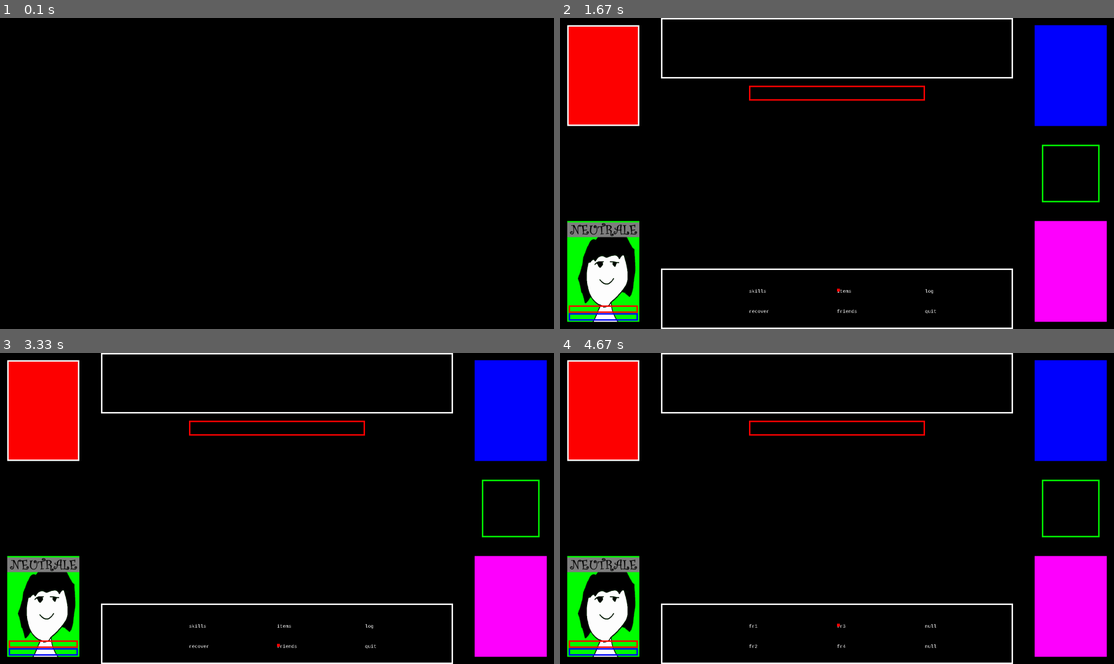
Above: before the commit, frames 1-4 (two rows, left to right).
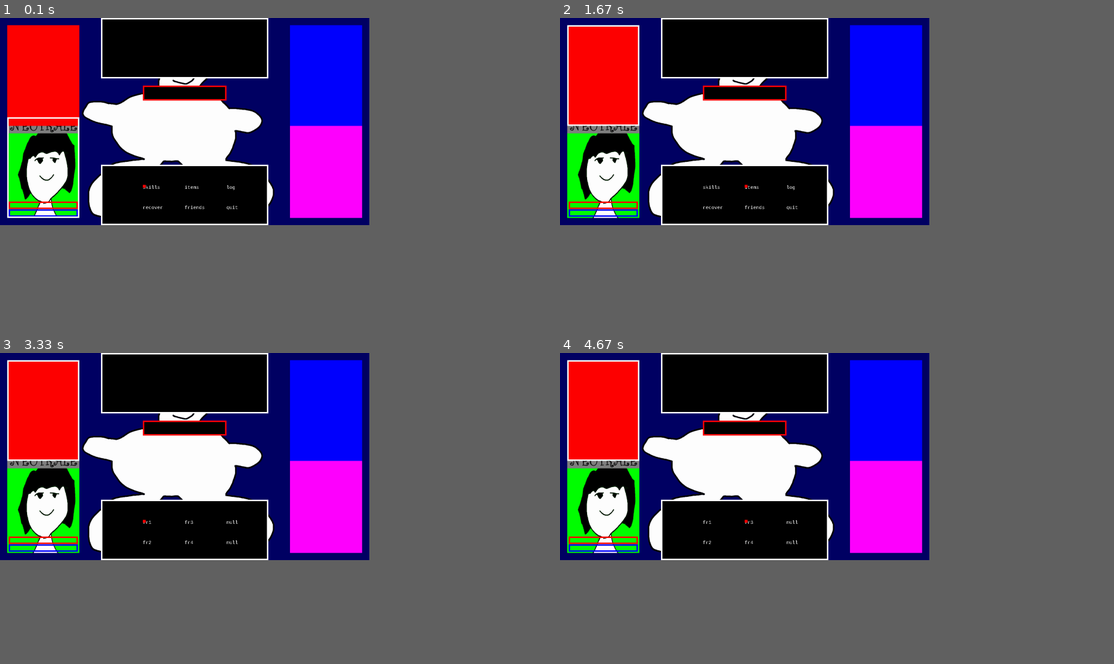
Above: after the commit, the same moments.

Repository: TheDarkOfSOOS/Project-OMONA
Game: pygame game, started from round.py
Two runs of this game, one before a commit and one after it. Both use one fixed random seed, a clock stepped at 60 frames per second and the inputs below.
Inputs:
- Up to frame 1 (0.1 s): no input
- Up to frame 2 (1.67 s): tap Enter at 0.33, 0.67 s; hold Right 1-1.47 s
- Up to frame 3 (3.33 s): hold Right 1.83-2.3 s; hold Left 2.33-2.87 s; hold Down 2.9-3.2 s; tap Enter at 3.23 s
- Up to frame 4 (4.67 s): hold Right from 4.4 s (still down)
In our replay, the window is 900x506 before the commit and 600x337 after it. These sizes can differ from the game's own. Grey fills any space a smaller window leaves; there, only what the larger window draws over its background counts as a difference.

The runs differ from the first frame. In frame 1, 32% of the frame differs, in the area x 0-67%, y 0-67%; in frame 2, 41%, in the area x 0-99%, y 0-100%; in frame 3, 41%; in frame 4, 40%.

Commit message:
Round ora terminabile, aggiunte mosse (primitive)

Diff:
--- /dev/null
+++ b/action.py
@@ -0,0 +1,7 @@
+import pygame
+from pygame.locals import *
+
+import random as rng
+
+def damage_deal(user_atk, atk_dmg, target_def):
+    return int(((user_atk)*(atk_dmg*0.3)) - (target_def+rng.randrange(0,7)))
--- /dev/null
+++ b/boss.py
@@ -0,0 +1,37 @@
+import pygame
+
+from data import *
+import youssef_class as youssef
+import action
+
+pygame.init()
+
+# Contiene il nome di tutte le abilita'
+skills=[["ab1","ab3","ab5"],["ab2","ab4","ab6"]]
+
+class Boss():
+    def __init__(self,):
+
+        self.img = pygame.transform.scale(BOSS,(WIDTH,HEIGHT))
+
+        # STATISTICHE
+        self.hp = 432 # Variabile per i punti vita
+        self.mna = 197 # Variabile per i punti mana
+        self.atk = 145 # Variabile per i punti attacco
+        self.defn = 156 # Variabile per i punti difesa
+        self.vel = 131 # Variabile per i punti velocità
+        self.eva = 15 # Variabile per i punti evasione
+
+        self.skill_atk = 0 # Variabile per la potenza dell'attacco (cambia in base all'abilità)
+
+        # EMOZIONI
+        self.current_emotion = "neutrale" # Emozione attuale
+        self.emotional_levels = {"Felicità":"2","Rabbia":"2","Tristezza":"2"} # Dizionario per il livello massimo delle emozioni
+
+    def do_something(self):
+        DMG_DEAL = 7
+        DAMAGE_DEALED = action.damage_deal(b.atk,DMG_DEAL,youssef.y.defn)
+        youssef.y.hp-= DAMAGE_DEALED
+        print("Boss ha fatto", DAMAGE_DEALED, " danni a Youssef!")
+
+b = Boss()
--- a/data.py
+++ b/data.py
@@ -2,13 +2,13 @@
 from pygame.locals import *
 
 
-#WIDTH, HEIGHT = 1280, 720
-#WIN = pygame.display.set_mode((WIDTH, HEIGHT))
+WIDTH, HEIGHT = 1280, 720
+WIN = pygame.display.set_mode((WIDTH, HEIGHT))
 
-WIDTH, HEIGHT = 1920, 1080
-WIN = pygame.display.set_mode((WIDTH, HEIGHT), pygame.FULLSCREEN)
+#WIDTH, HEIGHT = 1920, 1080
+#WIN = pygame.display.set_mode((WIDTH, HEIGHT), pygame.FULLSCREEN)
 
-FPS = 5
+FPS = 30
 
 X, Y = 0, 1
 
@@ -47,6 +47,8 @@
 
 CHOICE_LOCATIONS = [[BOX_LEFT_UP,BOX_CENTER_UP,BOX_RIGHT_UP],[BOX_LEFT_DOWN,BOX_CENTER_DOWN,BOX_RIGHT_DOWN]]
 
+# Images
+
 CHARA_NEUTRAL = pygame.image.load("img/chara_neutral.png")
 CHARA_HAPPY = pygame.image.load("img/chara_happy.png")
 CHARA_EUFORIC = pygame.image.load("img/chara_euforic.png")
@@ -57,3 +59,5 @@
 
 NEUTRAL_IMG = pygame.image.load("img/neutral_img.png")
 HAPPY_IMG = pygame.image.load("img/happy_img.png")
+
+BOSS = pygame.image.load("img/boss.png")
--- a/drawer.py
+++ b/drawer.py
@@ -5,23 +5,30 @@
 import turn
 
 from youssef_class import y
+from boss import b
 
 # Drawer serve per disegnare ogni contenuto visibile
 
 def bg():
-    WIN.fill((0,0,0))
+    WIN.fill((0,0,100))
+def boss():
+    WIN.blit(b.img,(0,0))
 
 # Se riceve True, non viene messo il box delle voci
 # Se riceve False, viene integrata tutta la GUI
 def gui(isFighting):
     # Box Log / Info
+    pygame.draw.rect(WIN, (0,0,0), pygame.Rect( BOX_HORIZONTAL_SPACING, 0, BOX_WIDTH, BOX_HEIGHT ))
     pygame.draw.rect(WIN, (255,255,255), pygame.Rect( BOX_HORIZONTAL_SPACING, 0, BOX_WIDTH, BOX_HEIGHT ), BOX_BORDER)
     if not isFighting:
         # Box per scegliere azione
+        pygame.draw.rect(WIN, (BLACK), pygame.Rect( BOX_HORIZONTAL_SPACING, HEIGHT-BOX_HEIGHT, BOX_WIDTH, BOX_HEIGHT ))
         pygame.draw.rect(WIN, (255,255,255), pygame.Rect( BOX_HORIZONTAL_SPACING, HEIGHT-BOX_HEIGHT, BOX_WIDTH, BOX_HEIGHT ), BOX_BORDER)
     # Barra della vita del Boss
+    pygame.draw.rect(WIN, (BLACK), pygame.Rect( (WIDTH/2)-(ENEMY_HEALTH_BAR_WIDTH/2), BOX_HEIGHT+SPACING, ENEMY_HEALTH_BAR_WIDTH, ENEMY_HEALTH_BAR_HEIGHT ))
     pygame.draw.rect(WIN, (255,0,0), pygame.Rect( (WIDTH/2)-(ENEMY_HEALTH_BAR_WIDTH/2), BOX_HEIGHT+SPACING, ENEMY_HEALTH_BAR_WIDTH, ENEMY_HEALTH_BAR_HEIGHT ), BOX_BORDER)
     # Carica ultimate
+    pygame.draw.rect(WIN, (BLACK), pygame.Rect( WIDTH-ULTIMATE_BOX_WIDTH-(SPACING*2), (HEIGHT/2)-(ULTIMATE_BOX_HEIGTH/2), ULTIMATE_BOX_WIDTH, ULTIMATE_BOX_HEIGTH ))
     pygame.draw.rect(WIN, (0,255,0), pygame.Rect( WIDTH-ULTIMATE_BOX_WIDTH-(SPACING*2), (HEIGHT/2)-(ULTIMATE_BOX_HEIGTH/2), ULTIMATE_BOX_WIDTH, ULTIMATE_BOX_HEIGTH ), BOX_BORDER)
 
 
@@ -66,6 +73,7 @@
 def selection(currX, currY, current_player, is_selecting):
     # Ridisegniamo tutti gli elementi
     bg()
+    boss()
     # False perche' ci serve il box sotto visto che si sta ancora scegliendo
     gui(False)
     characters()
--- a/fabiano_class.py
+++ b/fabiano_class.py
@@ -1,8 +1,11 @@
 import pygame
+
+import action
+import boss
 
 pygame.init()
 
-skills=[["sk1","sk3","sk5"],["ab2","ab4","ab6"]]
+skills=[["sk1","sk3","sk5"],["Pestata","ab4","ab6"]]
 
 friends=[["fr1","fr3","null"],["fr2","fr4","null"]]
 
@@ -26,3 +29,13 @@
         # EMOZIONI
         self.current_emotion = "neutrale" # Emozione attuale
         self.emotional_levels = {"Felicità":"3","Rabbia":"1","Tristezza":"2"} # Dizionario per il livello massimo delle emozioni
+
+    def do_something(self):
+        if sel["has_cursor_on"]=="Pestata":
+            DMG_DEAL = 7
+            DAMAGE_DEALED = action.damage_deal(f.vel,DMG_DEAL,boss.b.defn)
+            boss.b.hp-= DAMAGE_DEALED
+            print("Fabiano ha fatto", DAMAGE_DEALED, " danni al nemico!")
+
+
+f = Fabiano()
--- a/pier_class.py
+++ b/pier_class.py
@@ -1,8 +1,11 @@
 import pygame
+
+import action
+import boss
 
 pygame.init()
 
-skills=[["sk1","sk3","sk5"],["sk2","sk4","sk6"]]
+skills=[["sk1","sk3","sk5"],["Sbracciata","sk4","sk6"]]
 
 friends=[["fr1","fr3","null"],["fr2","fr4","null"]]
 
@@ -26,3 +29,14 @@
         # EMOZIONI
         self.current_emotion = "neutrale" # Emozione attuale
         self.emotional_levels = {"Felicità":"1","Rabbia":"2","Tristezza":"3"} # Dizionario per il livello massimo delle emozioni
+
+    def do_something(self):
+        print(sel["has_cursor_on"], "Sbracciata", sel["has_cursor_on"]=="Sbracciata")
+        if sel["has_cursor_on"]=="Sbracciata":
+            DMG_DEAL = 6
+            DAMAGED_DEALED = action.damage_deal(p.atk,DMG_DEAL,boss.b.defn)
+            boss.b.hp-=DAMAGED_DEALED
+            print("Pier ha fatto", DAMAGED_DEALED, " danni al nemico!")
+
+
+p = Pier()
--- a/raul_class.py
+++ b/raul_class.py
@@ -1,8 +1,11 @@
 import pygame
+
+import action
+import boss
 
 pygame.init()
 
-skills=[["ab1","ab3","ab5"],["ab2","ab4","ab6"]]
+skills=[["Saetta trascendente","ab3","ab5"],["ab2","ab4","ab6"]]
 
 friends=[["fr1","fr3","null"],["fr2","fr4","null"]]
 
@@ -26,3 +29,13 @@
         # EMOZIONI
         self.current_emotion = "neutrale" # Emozione attuale
         self.emotional_levels = {"Felicità":"2","Rabbia":"3","Tristezza":"2"} # Dizionario per il livello massimo delle emozioni
+
+    def do_something(self):
+        if sel["has_cursor_on"]=="Saetta trascendente":
+            DMG_DEAL = 8
+            DAMAGED_DEALED = action.damage_deal(r.atk,DMG_DEAL,boss.b.defn)
+            boss.b.hp-= DAMAGED_DEALED
+            print("Raul ha fatto", DAMAGED_DEALED, " danni al nemico!")
+
+
+r = Raul()
--- a/round.py
+++ b/round.py
@@ -7,6 +7,7 @@
 import pier_class as pier
 import raul_class as raul
 import fabiano_class as fabiano
+import boss
 
 from data import *
 
@@ -32,7 +33,7 @@
     # Disegno sfondo
     dw.bg()
     # Disegno boss
-
+    dw.boss()
     # Disegno GUI
     dw.gui(is_fighting)
     # Disegno personaggi
@@ -72,7 +73,7 @@
     if youssef.sel["is_choosing"]==True:
         # Fa partire il turno di youssef
         youssef.sel=turn.of_character(youssef,input)
-        print("youssef: ", youssef.sel)
+        #print("youssef: ", youssef.sel)
         # Se non e' piu' il suo turno di scegliere
         if youssef.sel["is_choosing"]==False:
             # E ha finito la prima selezione (quindi ha gia' scelto)
@@ -102,7 +103,7 @@
     # Turno pg3
     if raul.sel["is_choosing"]==True:
         raul.sel=turn.of_character(raul,input)
-        print("raul: ",raul.sel)
+        #print("raul: ",raul.sel)
         if raul.sel["is_choosing"]==False:
             if raul.sel["has_done_first_selection"]==True:
                 fabiano.sel["is_choosing"]=True
@@ -113,7 +114,7 @@
     # Turno pg4
     if fabiano.sel["is_choosing"]==True:
         fabiano.sel=turn.of_character(fabiano,input)
-        print("fab: ",fabiano.sel)
+        #print("fab: ",fabiano.sel)
         if fabiano.sel["is_choosing"]==False:
             if fabiano.sel["has_done_first_selection"]==False:
                 raul.sel["is_choosing"]=True
@@ -122,13 +123,19 @@
                 everyone_has_chosen=True
 
     if everyone_has_chosen:
-        print("YEEEE")
+        #print("YEEEE")
         # Calcolo velocità
-        #list_speed_ordered=[1,2,3]
+        list_speed_ordered=[youssef.y,pier.p,raul.r,fabiano.f,boss.b]
 
-        #for attacking_character in 1,2,3:
-            # Azione di attacking_character
+        for attacking_character in list_speed_ordered:
+            # In do_something... dovranno fare qualcosa
+            attacking_character.do_something()
 
+        # Tutti hanno finito l'azione, finisce il round
+        everyone_has_chosen = False
+        youssef.sel["is_choosing"] = True
+        for character in [youssef, pier, raul, fabiano]:
+            character.sel["has_done_first_selection"] = False
 
     pygame.display.update()
     input="null"
--- a/turn.py
+++ b/turn.py
@@ -29,7 +29,7 @@
     # Prendiamo le variabili globali della selezione corrente
     global current_selection_X
     global current_selection_Y
-    print(input)
+    #print(input)
 
     ''' Disegniamo le scelte del giocatore.
         In base a quello che sta scegliendo
@@ -60,6 +60,26 @@
         current_selection_Y+=1
         dw.selection(current_selection_X, current_selection_Y, current_player, sel["is_selecting"])
 
+    # Se il player corrente non ha fatto la prima selezione
+    if not current_player.sel["has_done_first_selection"]:
+        # Cambiamo cosa sta selezionando in base a quello che c'e' nel menu
+        sel["is_selecting"]=menu[current_selection_Y][current_selection_X]
+    elif current_player.sel["has_done_first_selection"] and sel["is_selecting"]=="skills":
+        # Se si ha gia' scelto skills si dovra' scegliere l'abilita'
+        # Le abilita' vengono prese dalla classe del pg
+        sel["has_cursor_on"]=current_player.skills[current_selection_Y][current_selection_X]
+    #elif has_done_first_selection and sel["is_selecting"]=="items":
+        #sel["has_cursor_on"]=current_player.skills[current_selection_Y][current_selection_X]
+    elif current_player.sel["has_done_first_selection"] and sel["is_selecting"]=="friends":
+        sel["has_cursor_on"]=current_player.friends[current_selection_Y][current_selection_X]
+    #print("sel:",sel)
+    #print("menu[def]",menu[current_selection_Y][current_selection_X])
+
+    # Disegniamo il bordo di chi sta scegliendo se non sta scegliendo nessun target
+    if not current_player.sel["is_choosing_target"]:
+        dw.border_of(current_player)
+    # Finalmente ritorniamo le modifiche
+
     # Casi in cui si deve reimpostare la selezione perche' cambio di pagina
     #1. E' stata aperta una sub-pagina
     if (input=="return" and sel["has_done_first_selection"]==False):
@@ -78,25 +98,6 @@
         sel["is_choosing"]=False
         reset_movement()
 
-    # Se il player corrente non ha fatto la prima selezione
-    if not current_player.sel["has_done_first_selection"]:
-        # Cambiamo cosa sta selezionando in base a quello che c'e' nel menu
-        sel["is_selecting"]=menu[current_selection_Y][current_selection_X]
-    elif current_player.sel["has_done_first_selection"] and sel["is_selecting"]=="skills":
-        # Se si ha gia' scelto skills si dovra' scegliere l'abilita'
-        # Le abilita' vengono prese dalla classe del pg
-        sel["has_cursor_on"]=current_player.skills[current_selection_Y][current_selection_X]
-    #elif has_done_first_selection and sel["is_selecting"]=="items":
-        #sel["has_cursor_on"]=current_player.skills[current_selection_Y][current_selection_X]
-    elif current_player.sel["has_done_first_selection"] and sel["is_selecting"]=="friends":
-        sel["has_cursor_on"]=current_player.friends[current_selection_Y][current_selection_X]
-    #print("sel:",sel)
-    print("menu[def]",menu[current_selection_Y][current_selection_X])
-
-    # Disegniamo il bordo di chi sta scegliendo se non sta scegliendo nessun target
-    if not current_player.sel["is_choosing_target"]:
-        dw.border_of(current_player)
-    # Finalmente ritorniamo le modifiche
     return sel
 
 # Funzione veloce per resettare movimento
--- a/youssef_class.py
+++ b/youssef_class.py
@@ -2,10 +2,13 @@
 
 from data import *
 
+import action
+import boss
+
 pygame.init()
 
 # Contiene il nome di tutte le abilita'
-skills=[["ab1","ab3","ab5"],["ab2","ab4","ab6"]]
+skills=[["Sforbiciata","ab3","ab5"],["ab2","ab4","ab6"]]
 
 # Contiene il nome di tutti gli amici
 friends=[["fr1","fr3","null"],["fr2","fr4","null"]]
@@ -63,5 +66,12 @@
         elif self.current_emotion == "iracondo":
             self.img["Profilo"] = CHARA_FURY
 
+    def do_something(self):
+        if sel["has_cursor_on"]=="Sforbiciata":
+            DMG_DEAL = 10
+            DAMAGE_DEALED = action.damage_deal(y.atk,DMG_DEAL,boss.b.defn)
+            boss.b.hp-=DAMAGE_DEALED
+            print("Youssef ha fatto",DAMAGE_DEALED," danni al nemico!")
+
 
 y = Youssef()
Binary file added: img/boss.png
